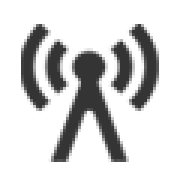
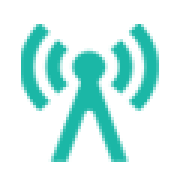
Two versions of the same layered image (w=180, h=180). Layer-by-layer changes:
added layer "Layer 1" above "AP" over <box>21,24,159,162</box>
